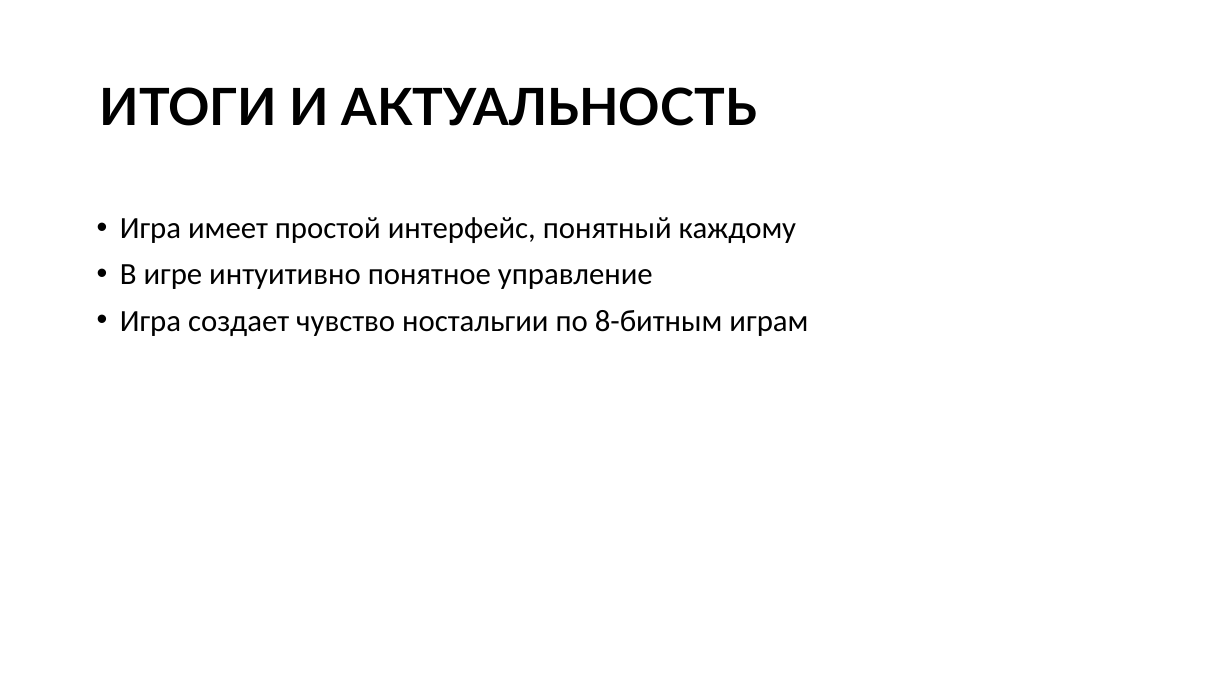
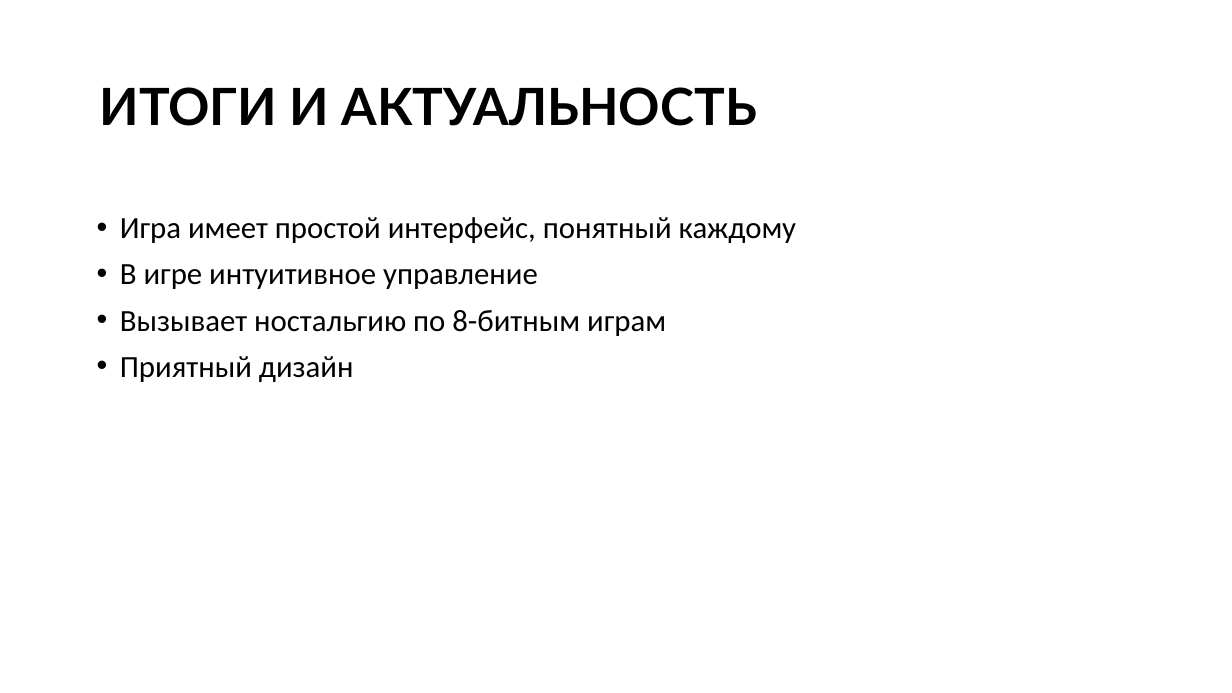
Before and after one commit to gwadsfwascawfwga/Mario-Parkour, a slide deck: slide 7 of Игра «марио паркур».pptx (slide 6 before the commit). Drawn at 1232x693 pixels with LibreOffice and Linux fonts; fonts in the diff are those of the drawing; background and template pictures are left out. Boxes give left, top, right and bottom in pixels: in the first picture for what was removed or moved away, otherwise in the second. Text is boxed around its words. In the diff, an @@ line names an element or a change of style, - is before the commit and + after.

```diff
--- a/Игра «марио паркур».pptx
+++ b/Игра «марио паркур».pptx
@@ text at <box>120,264,666,382</box>: text changed @@
-• В игре интуитивно понятное управление
-• Игра создает чувство ностальгии по 8-битным играм
+• В игре интуитивное управление
+• Вызывает ностальгию по 8-битным играм
+• Приятный дизайн
```
Also in this commit, not shown: 4 other slides changed, 1 slide added.
